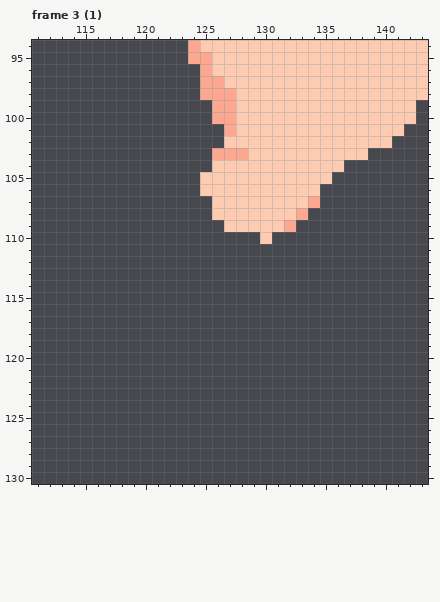
One commit to this pixel-art file: resources/kid/unpacked/asesprite/heads/fair.aseprite. The picture above was drawn from the file before the commit.
256x256 pixels, 64 frames. Pixels under 10% opacity are left out. Colours within 5 levels of each other are drawn and written as one. Shown: frame 3 (1): x 111..143, y 94..130. The commit also changed other frames or places, which this record leaves out.
The result:
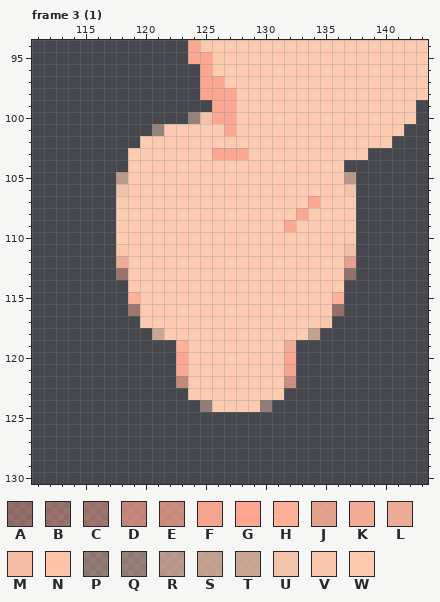
Palette (. is transparent): A #fda7906c  B #fda79074  C #fda7907c  D #fda790af  E #fda790bb  F #fda790f7  G #fda790  H #fdaf97  J #fdb098db  K #fdb29aef  L #fdb79ee7  M #fec3a9f3  N #fec4aa  P #fecbb068  Q #fecbb070  R #fecbb09f  S #fecbb0af  T #fecbb0b7  U #fecbb0ef  V #fecbb0f7  W #fecbb0
What changed:
layer "head" added
Changed rows in their new state; - is an unchanged pixel.
Frame 3 (1), layer "head":
first column x 118:
100 ------QU------------
101 ---QWWWWW-----------
102 --WWWWWWW-----------
103 -WWWWWWW------------
104 -WWWWWWW------------
105 RWWWWWW-----------WR
106 UWWWWWW----------WWU
107 WWWWWWWW---------WWW
108 WWWWWWWW--------WWWW
109 WWWWWWWWW------WWWWW
110 WWWWWWWWWWWW-WWWWWWW
111 NWWWWWWWWWWWWWWWWWWM
112 LWWWWWWWWWWWWWWWWWWJ
113 BWWWWWWWWWWWWWWWWWWA
114 -WWWWWWWWWWWWWWWWWW-
115 -HWWWWWWWWWWWWWWWWH-
116 -CWWWWWWWWWWWWWWWWA-
117 --WWWWWWWWWWWWWWWV--
118 ---TWWWWWWWWWWWWS---
119 -----HWWWWWWWWK-----
120 -----GWWWWWWWWG-----
121 -----GWWWWWWWWF-----
122 -----DWWWWWWWWE-----
123 ------WWWWWWWW------
124 -------PWWWWP-------
Pixel boxes of the changes (left, top, right, bottom) in both pictures:
added: (116, 112, 356, 412)
